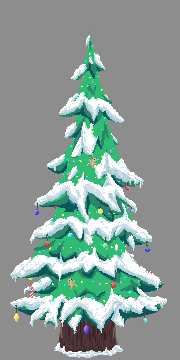
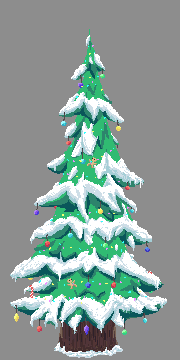
Before/after of a 180 x 360 layered artwork. What changed in the layer stack:
painted on "05" over [37, 69, 127, 335]
